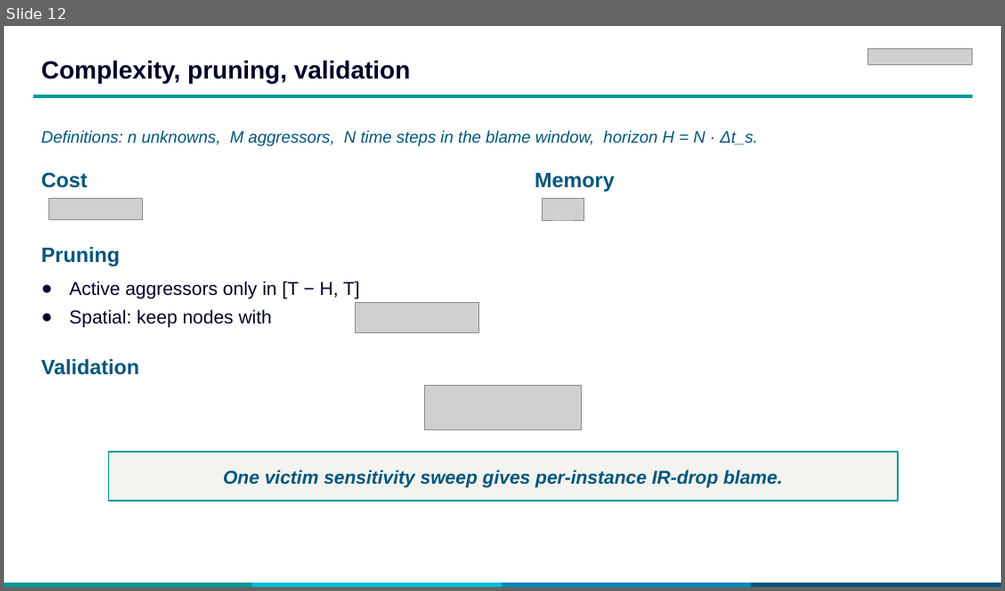
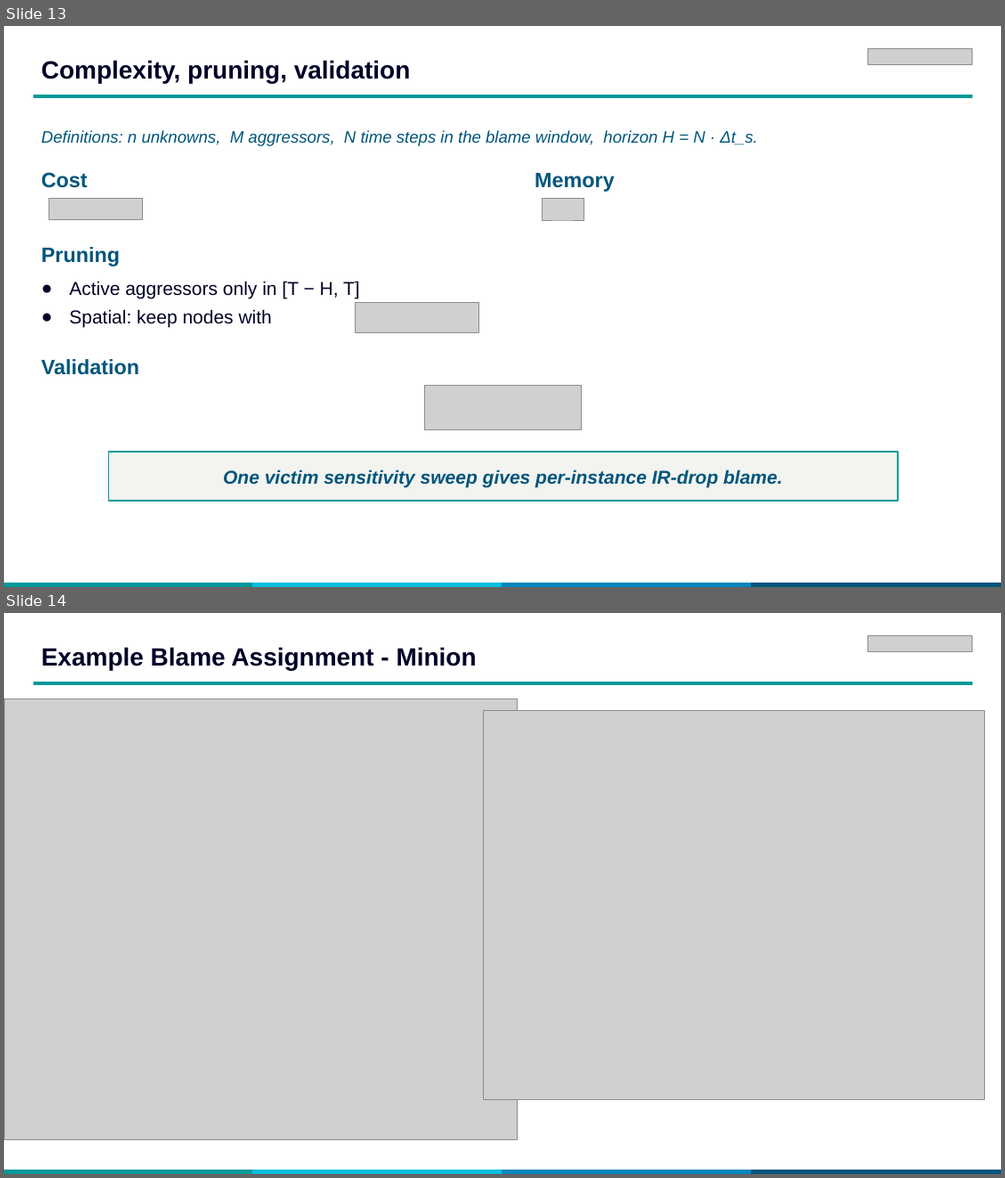
Before and after one commit to patour/sigma_dvd_prototype, a slide deck: docs/advanced_vectorless_slides.pptx. Shown one above the other, each under a label of ours: slide 12 before the commit, slides 13 and 14 after it. The pictures are 1005x591 and 1005x1178 pixels, drawn with LibreOffice and Linux fonts; fonts in the diff are those of the drawing; grey boxes stand for pictures. Boxes give left, top, right and bottom in pixels: in the first picture for what was removed or moved away, otherwise in the second. Text is boxed around its words. In the diff, an @@ line names an element or a change of style, - is before the commit and + after.

```diff
--- a/docs/advanced_vectorless_slides.pptx
+++ b/docs/advanced_vectorless_slides.pptx
@@ slide 14 added at [4,613,1001,1174], background #FFFFFF @@
@@ picture added at [867,635,972,652] @@
@@ text added at [41,647,477,670], 24 pt, text #000028, bold @@
+Example Blame Assignment - Minion
@@ rectangle added at [34,682,972,685], fill #009999, outline #009999 1 pt @@
@@ picture added at [4,699,517,1140] @@
@@ picture added at [484,710,985,1099] @@
@@ rectangle added at [4,1170,253,1174], fill #009999, outline #009999 1 pt @@
@@ rectangle added at [253,1170,502,1174], fill #00BEDC, outline #00BEDC 1 pt @@
@@ rectangle added at [502,1170,752,1174], fill #0087BE, outline #0087BE 1 pt @@
@@ rectangle added at [752,1170,1001,1174], fill #00557C, outline #00557C 1 pt @@
@@ what was slide 12 is now slide 13 @@
```
Also in this commit, not shown: 2 slides changed, 3 other slides added, 2 slides removed.
